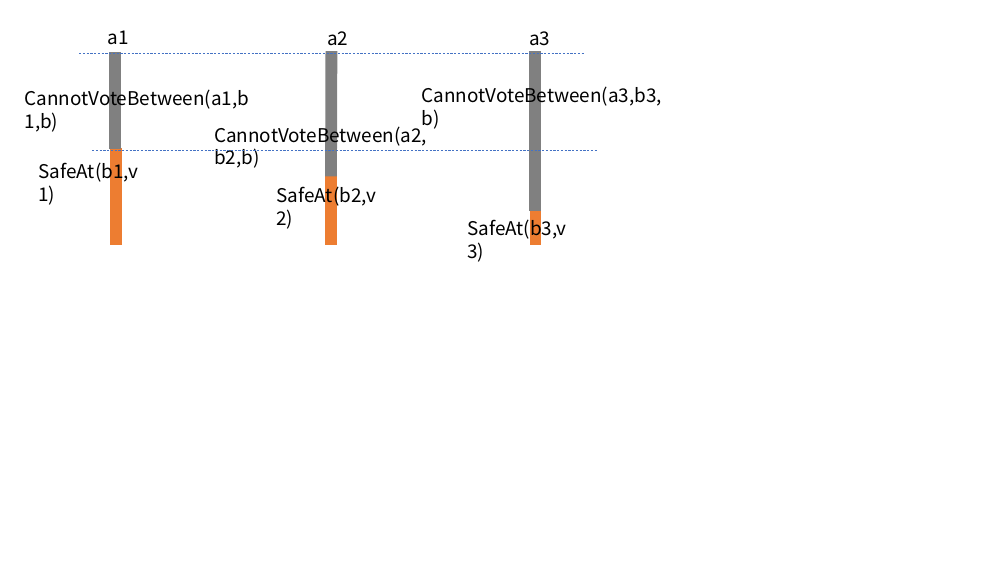
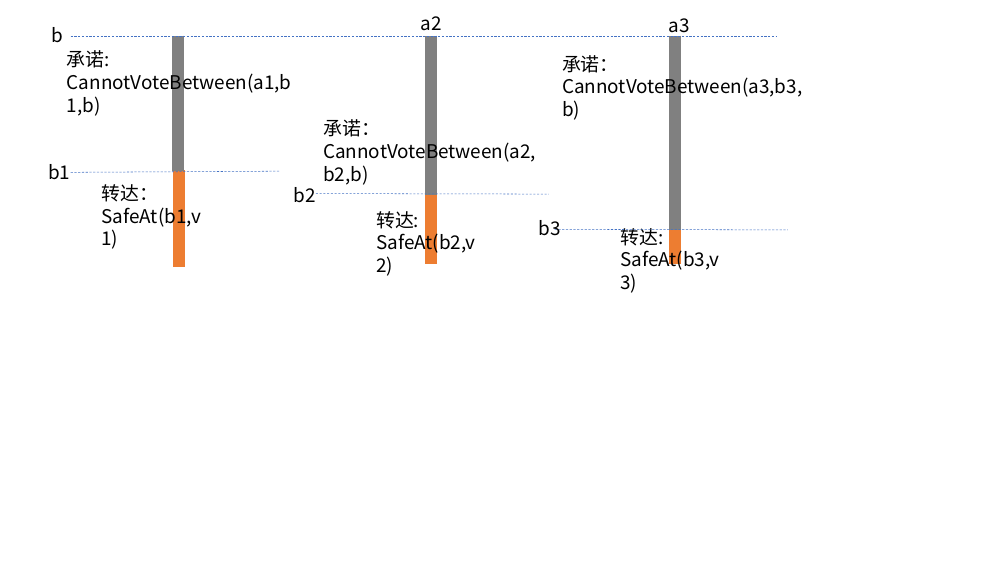
Before and after one commit to db-storage/tla_articles, a slide deck: slide 1 of drawings.pptx. Drawn at 1008x567 pixels with LibreOffice and Linux fonts; fonts in the diff are those of the drawing. Boxes give left, top, right and bottom in pixels: in the first picture for what was removed or moved away, otherwise in the second. Text is boxed around its words. In the diff, an @@ line names an element or a change of style, - is before the commit and + after.

```diff
--- a/drawings.pptx
+++ b/drawings.pptx
@@ text added at bbox=[52, 27, 64, 43], 18 pt, text #000000 @@
+b
@@ text "a2": place and size @@
-text "a2" at bbox=[327, 31, 348, 45]
+text "a2" at bbox=[421, 16, 442, 30]
@@ text "a3" rewrapped from bbox=[529, 31, 550, 46] to bbox=[669, 18, 690, 38] @@
@@ text "承诺:": place and size @@
-text "承诺:" at bbox=[25, 86, 250, 111]
+text "承诺:" at bbox=[67, 50, 292, 95]
@@ text at bbox=[67, 50, 110, 68]: paragraph added @@
+承诺:
@@ line moved from (79, 53) - (585, 53) to (71, 36) - (776, 36) @@
@@ text removed at bbox=[108, 30, 129, 44] @@
-a1
@@ line moved from (115, 52) - (115, 149) to (178, 36) - (178, 171) @@
@@ line moved from (331, 51) - (331, 176) to (431, 36) - (431, 195) @@
@@ text at bbox=[562, 55, 802, 120]: text changed @@
-CannotVoteBetween(a3,b3,b)
+承诺：CannotVoteBetween(a3,b3,b)
@@ line moved from (535, 51) - (535, 211) to (675, 36) - (675, 230) @@
@@ text at bbox=[323, 119, 536, 185]: text changed @@
-CannotVoteBetween(a2, b2,b)
+承诺：CannotVoteBetween(a2, b2,b)
@@ text added at bbox=[48, 164, 70, 180], 18 pt, text #000000 @@
+b1
@@ line moved from (92, 150) - (598, 150) to (71, 172) - (279, 171) @@
@@ line moved from (116, 148) - (116, 246) to (178, 170) - (178, 268) @@
@@ text at bbox=[101, 184, 200, 228]: text changed @@
-SafeAt(b1,v1)
+转达：SafeAt(b1,v1)
@@ text added at bbox=[294, 187, 316, 203], 18 pt, text #000000 @@
+b2
@@ line added from (316, 194) to (549, 194), #4472C4 0.5 pt dashed @@
@@ line moved from (331, 176) - (331, 246) to (431, 195) - (431, 265) @@
@@ text at bbox=[376, 211, 475, 255]: text changed @@
-SafeAt(b2,v2)
+转达: SafeAt(b2,v2)
@@ text added at bbox=[539, 220, 561, 236], 18 pt, text #000000 @@
+b3
@@ line added from (555, 229) to (788, 230), #4472C4 0.5 pt dashed @@
@@ text at bbox=[620, 228, 719, 270]: text changed @@
-SafeAt(b3,v3)
+转达: SafeAt(b3,v3)
@@ line moved from (535, 211) - (535, 246) to (675, 230) - (675, 265) @@
```
Also in this commit, not shown: 1 other slide changed, 2 other files.
